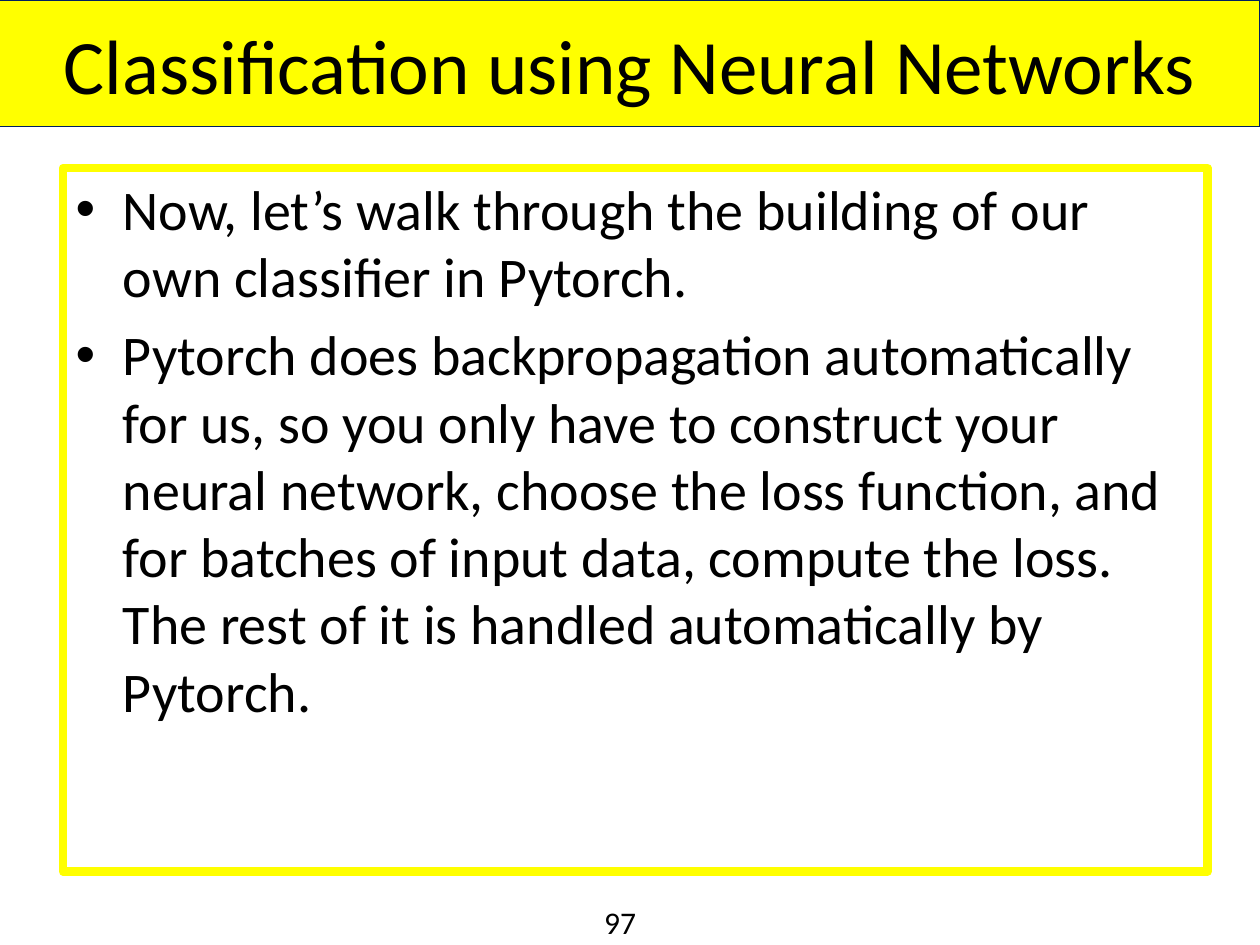
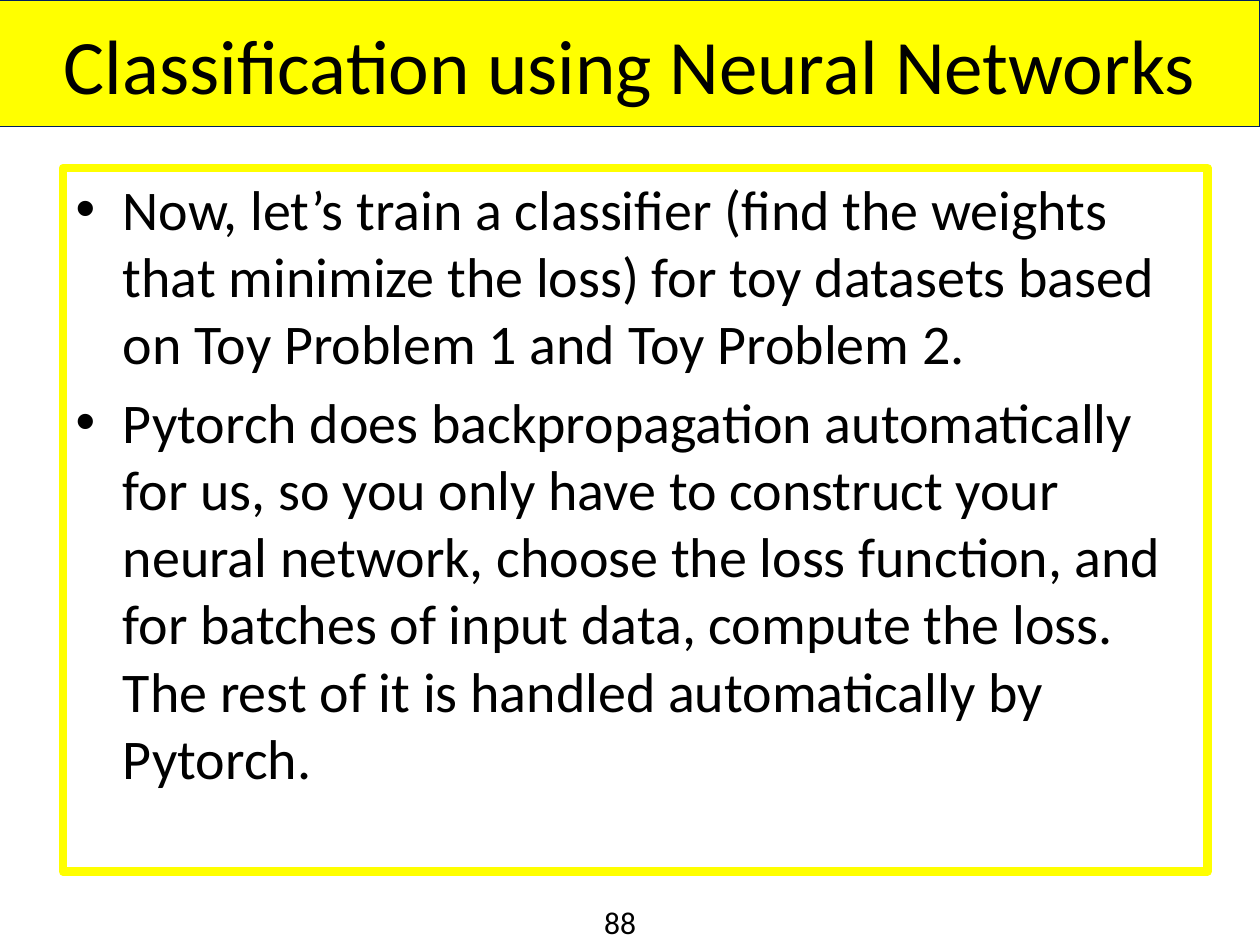
Before and after one commit to aiaioo/DeepLearningBasicsTutorial, a slide deck: slide 88 of DeepLearningBasics.pptx (slide 97 before the commit). Drawn at 1260x945 pixels with LibreOffice and Linux fonts; fonts in the diff are those of the drawing; background and template pictures are left out. Boxes give left, top, right and bottom in pixels: in the first picture for what was removed or moved away, otherwise in the second. Text is boxed around its words. In the diff, an @@ line names an element or a change of style, - is before the commit and + after.

```diff
--- a/DeepLearningBasics.pptx
+++ b/DeepLearningBasics.pptx
@@ text at [123, 189, 1153, 373]: text changed @@
-• Now, let’s walk through the building of our own classifier in Pytorch.
+• Now, let’s train a classifier (find the weights that minimize the loss) for toy datasets based on Toy Problem 1 and Toy Problem 2.
@@ page number at [604, 912, 636, 935]: text changed @@
-97
+88
```
Also in this commit, not shown: 29 other slides changed, 3 slides added, 10 slides removed.
